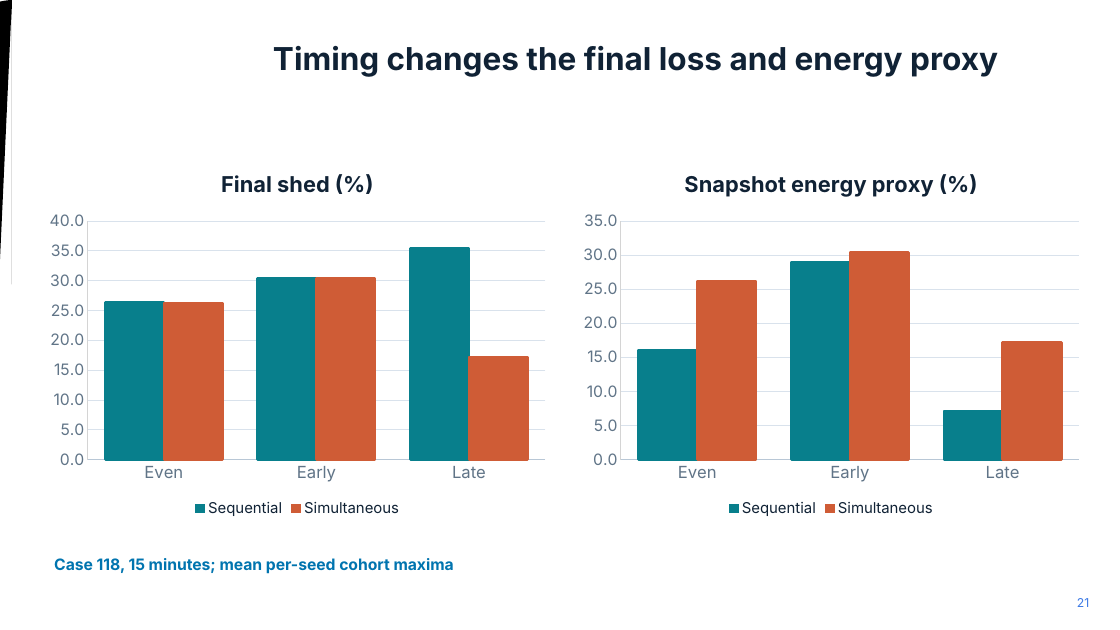
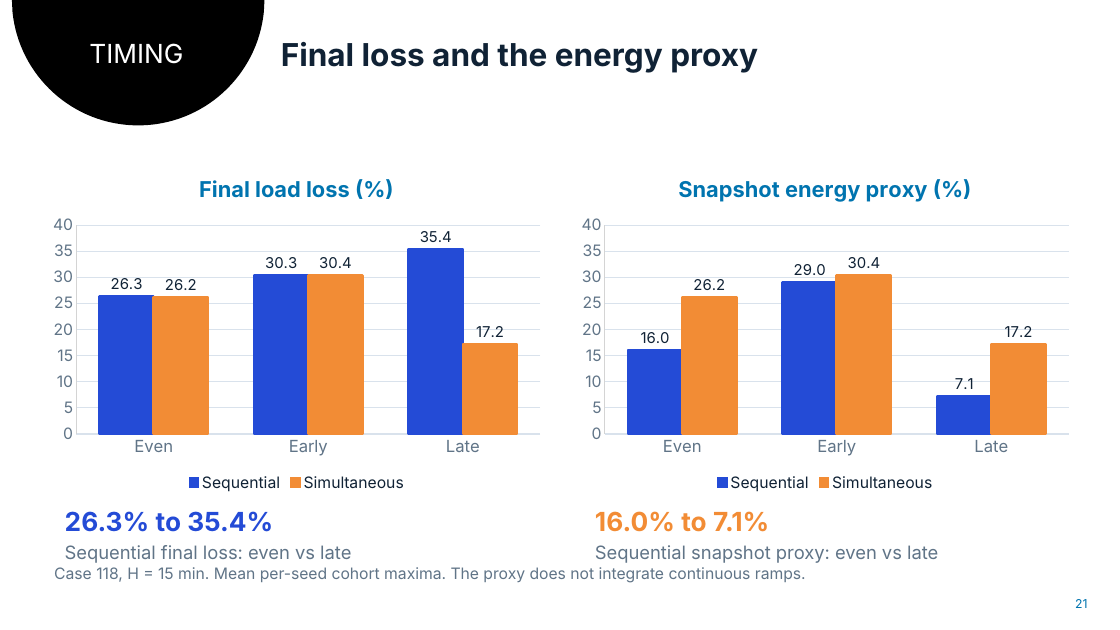
Before and after one commit to Adventurist2/CS637, a slide deck: slide 21 of group-sequin/output/presentation/SEQUIN_Original_Slides_With_Part2.pptx. Drawn at 1120x630 pixels with LibreOffice and Linux fonts; fonts in the diff are those of the drawing. Boxes give left, top, right and bottom in pixels: in the first picture for what was removed or moved away, otherwise in the second. Text is boxed around its words. In the diff, an @@ line names an element or a change of style, - is before the commit and + after.

```diff
--- a/group-sequin/output/presentation/SEQUIN_Original_Slides_With_Part2.pptx
+++ b/group-sequin/output/presentation/SEQUIN_Original_Slides_With_Part2.pptx
@@ text added at (89, 43, 183, 64), 22.5 pt, text #FFFFFF @@
+TIMING
@@ text at (281, 42, 758, 73): text changed @@
-Timing changes the final loss and energy proxy
+Final loss and the energy proxy
@@ column chart at (43, 159, 550, 496) @@
@@ title "Final shed (%) " to "Final load loss (%)" @@
@@ Sequential, Even: 26 to 26.3 @@
@@ Sequential, Early: 30 to 30.3 @@
@@ Sequential, Late: 35 to 35.4 @@
@@ colour of Sequential #087F8C to #244BD6 @@
@@ data labels of Sequential added @@
@@ Simultaneous, Even: 26 to 26.2 @@
@@ Simultaneous, Early: 30 to 30.4 @@
@@ Simultaneous, Late: 17 to 17.2 @@
@@ colour of Simultaneous #CF5C36 to #F28C35 @@
@@ data labels of Simultaneous added @@
@@ legend changed @@
@@ category axis changed @@
@@ value axis changed @@
@@ bar spacing changed @@
@@ lettering changed @@
@@ column chart: place and size @@
-column chart at (39, 153, 556, 521)
+column chart at (43, 159, 550, 496)
@@ column chart at (571, 159, 1079, 496) @@
@@ title "Snapshot energy proxy (%) " to "Snapshot energy proxy (%)" @@
@@ Sequential, Late: 7 to 7.1 @@
@@ colour of Sequential #087F8C to #244BD6 @@
@@ data labels of Sequential added @@
@@ Simultaneous, Even: 26 to 26.2 @@
@@ Simultaneous, Early: 30 to 30.4 @@
@@ Simultaneous, Late: 17 to 17.2 @@
@@ colour of Simultaneous #CF5C36 to #F28C35 @@
@@ data labels of Simultaneous added @@
@@ legend changed @@
@@ category axis changed @@
@@ value axis changed @@
@@ bar spacing changed @@
@@ lettering changed @@
@@ column chart: place and size @@
-column chart at (573, 153, 1090, 521)
+column chart at (571, 159, 1079, 496)
@@ text added at (65, 511, 273, 532), 22.5 pt, text #244BD6, bold @@
+26.3% to 35.4%
@@ text added at (595, 511, 769, 532), 22.5 pt, text #F28C35, bold @@
+16.0% to 7.1%
@@ text at (54, 567, 806, 583): text changed; text colour #0074AF to #607487; bold off @@
-Case 118, 15 minutes; mean per-seed cohort maxima
+Case 118, H = 15 min. Mean per-seed cohort maxima. The proxy does not integrate continuous ramps.
@@ text added at (65, 545, 351, 563), 15.8 pt, text #607487 @@
+Sequential final loss: even vs late
@@ text added at (595, 545, 938, 563), 15.8 pt, text #607487 @@
+Sequential snapshot proxy: even vs late
@@ text "21" at (1075, 599, 1087, 608): text colour #3E7BE6 to #0074AF @@
```
Also in this commit, not shown: 14 other slides changed, 1 slide added, 1 slide removed, 13 other files.
